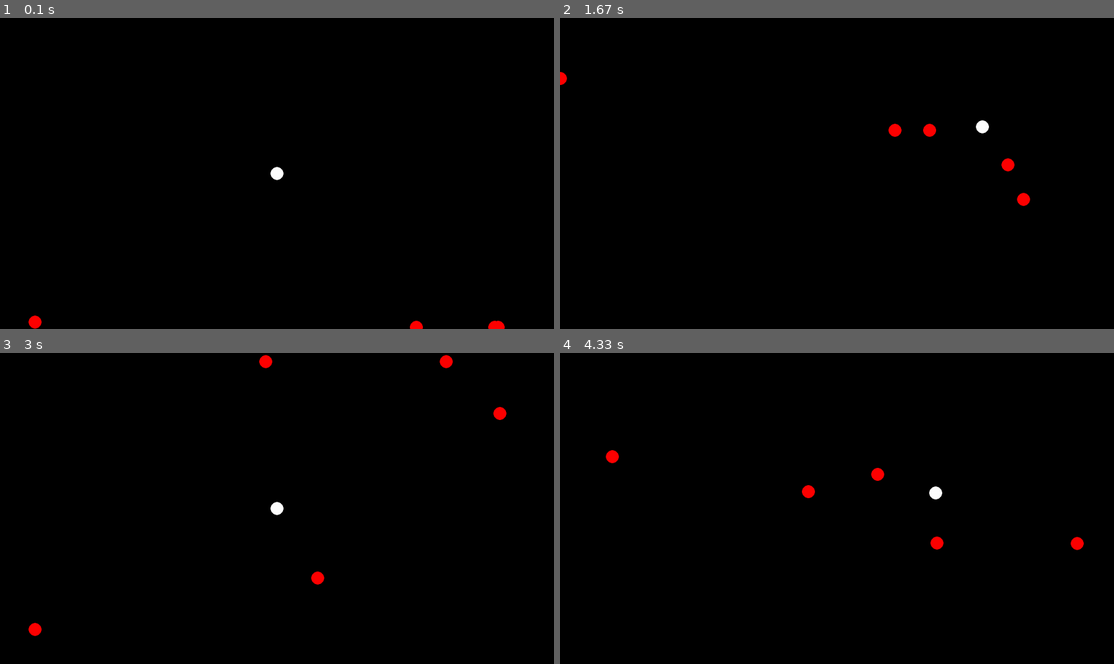
Above: before the commit, frames 1-4 (two rows, left to right).
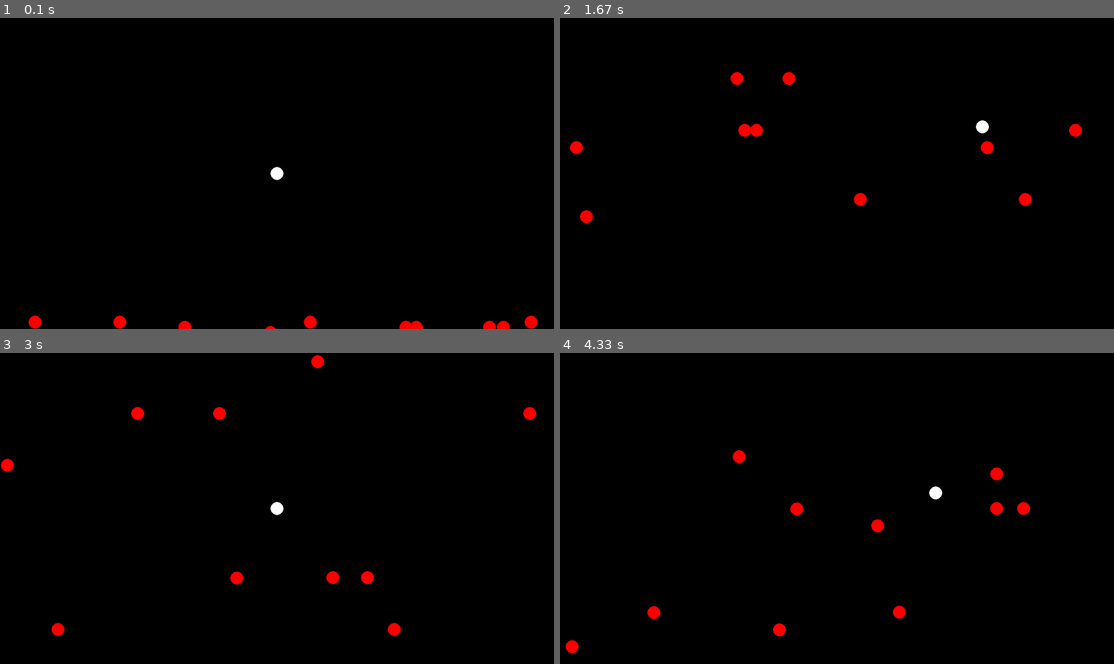
Above: after the commit, the same moments.

Repository: PyroRay/Python-Pygame-Stuff
Game: pygame game, started from Pygame Excersizes/ObjectGame/ObjectGame.py
Two runs of this game, one before a commit and one after it. Both use one fixed random seed, a clock stepped at 60 frames per second and the inputs below.
Inputs:
- Up to frame 1 (0.1 s): no input
- Up to frame 2 (1.67 s): hold D 0.33-0.8 s; hold W 0.83-1.13 s; hold D 1.17-1.63 s
- Up to frame 3 (3 s): hold A 1.67-2.2 s; hold S 2.23-2.53 s; hold A 2.57-2.97 s
- Up to frame 4 (4.33 s): hold W 3-3.37 s; hold D 3.4-4.03 s; hold S from 4.07 s (still down)

The runs differ from the first frame. In frame 1, 0.4% of the frame differs, in the area x 20-98%, y 95-100%; in frame 2, 1.1%; in frame 3, 1.2%, in the area x 0-97%, y 0-92%; in frame 4, 1.2%.

Commit message:
made x-driection random

Diff:
--- a/Pygame Excersizes/ObjectGame/ObjectGame.py
+++ b/Pygame Excersizes/ObjectGame/ObjectGame.py
@@ -18,7 +18,7 @@
 down_pressed = False
 delay = 20 # How many pixels off screen the robot will be when it wraps around to the bottom from top
 timer = 0
-numRobots = 5
+numRobots = 10
 _playerspeed=3
 screendim = pygame.display.get_surface().get_size()
 #endregion
@@ -146,7 +146,7 @@
     for i in range(len(robots)):
         # print(i)
         if timer % 120 == 0:
-            robots[i].setdirection(random.randint(-1,1),random.randint(-_playerspeed,-1))
+            robots[i].setdirection(random.randint(-_playerspeed,_playerspeed),random.randint(-_playerspeed,-1))
         elif(robots[i].x > screendim[0]):
             robots[i].setdirection(-1)
         elif(robots[i].x < 0):
Not shown, added: Pygame Excersizes/GitWorkSpace.code-workspace
